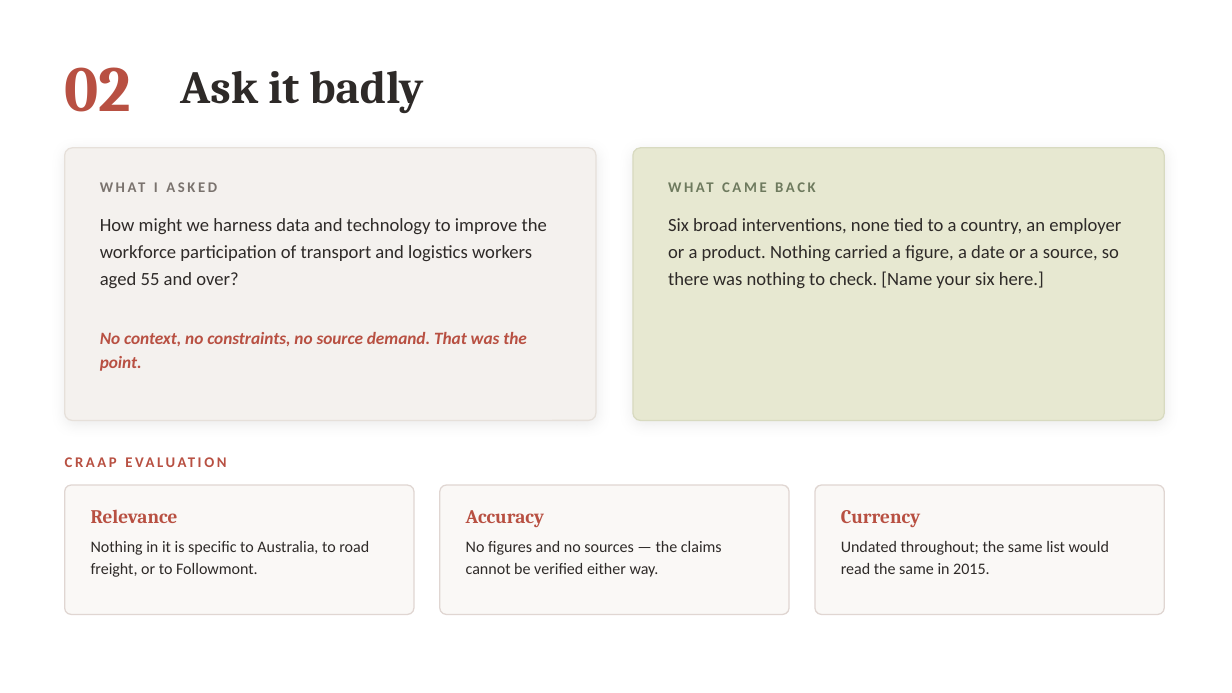
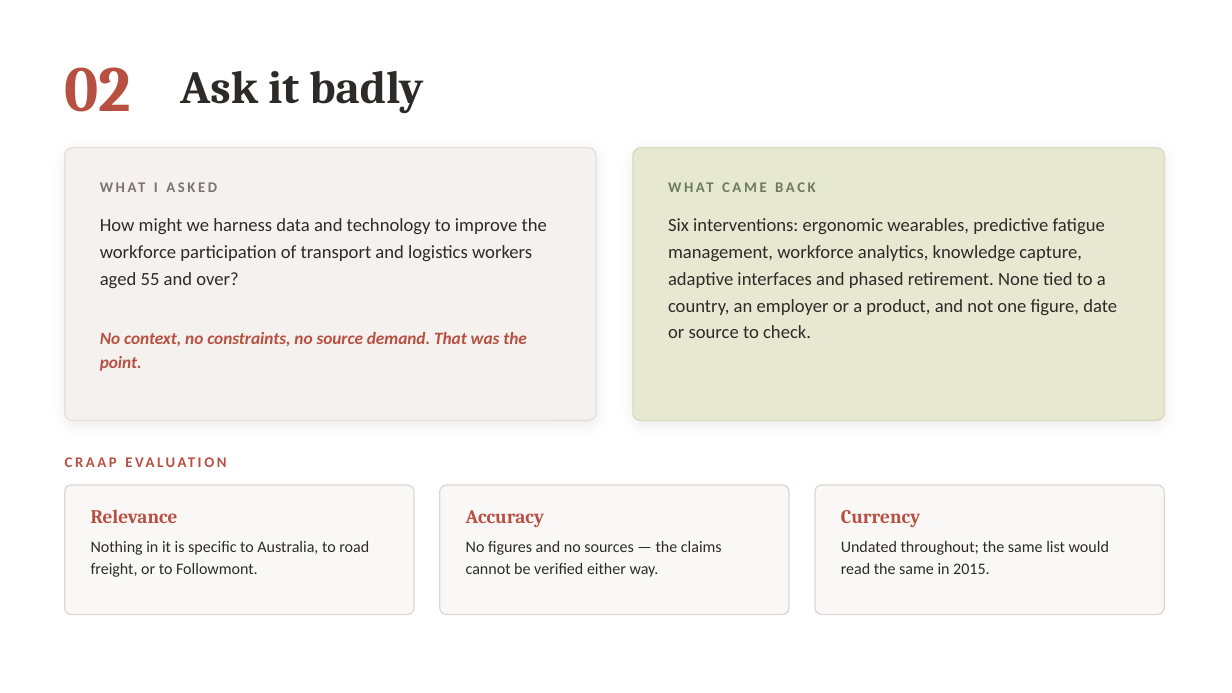
Before and after one commit to danielfrancogomez-wq/My-computer-claude-code, a slide deck: slide 6 of Followmont-Prompt-Chain.pptx. Drawn at 1232x693 pixels with LibreOffice and Linux fonts; fonts in the diff are those of the drawing. Boxes give left, top, right and bottom in pixels: in the first picture for what was removed or moved away, otherwise in the second. Text is boxed around its words. In the diff, an @@ line names an element or a change of style, - is before the commit and + after.

```diff
--- a/Followmont-Prompt-Chain.pptx
+++ b/Followmont-Prompt-Chain.pptx
@@ text at box(668, 218, 1117, 338): text changed @@
-Six broad interventions, none tied to a country, an employer or a product. Nothing carried a figure, a date or a source, so there was nothing to check. [Name your six here.]
+Six interventions: ergonomic wearables, predictive fatigue management, workforce analytics, knowledge capture, adaptive interfaces and phased retirement. None tied to a country, an employer or a product, and not one figure, date or source to check.
```
Also in this commit, not shown: 7 other slides changed, 1 other file.
